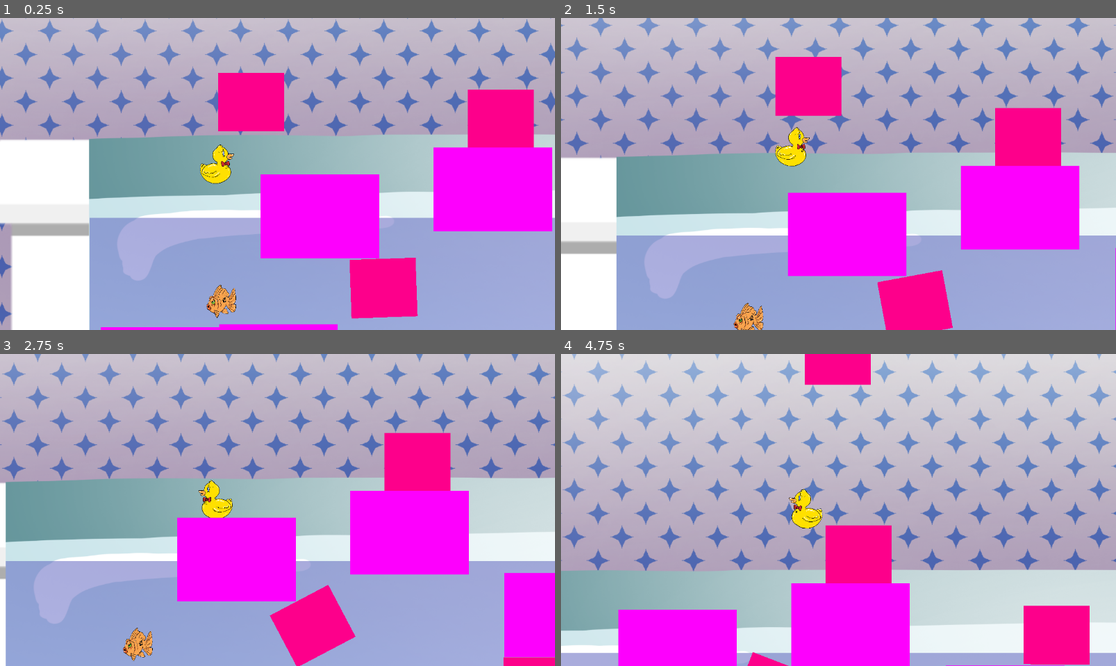
Above: before the commit, frames 1-4 (two rows, left to right).
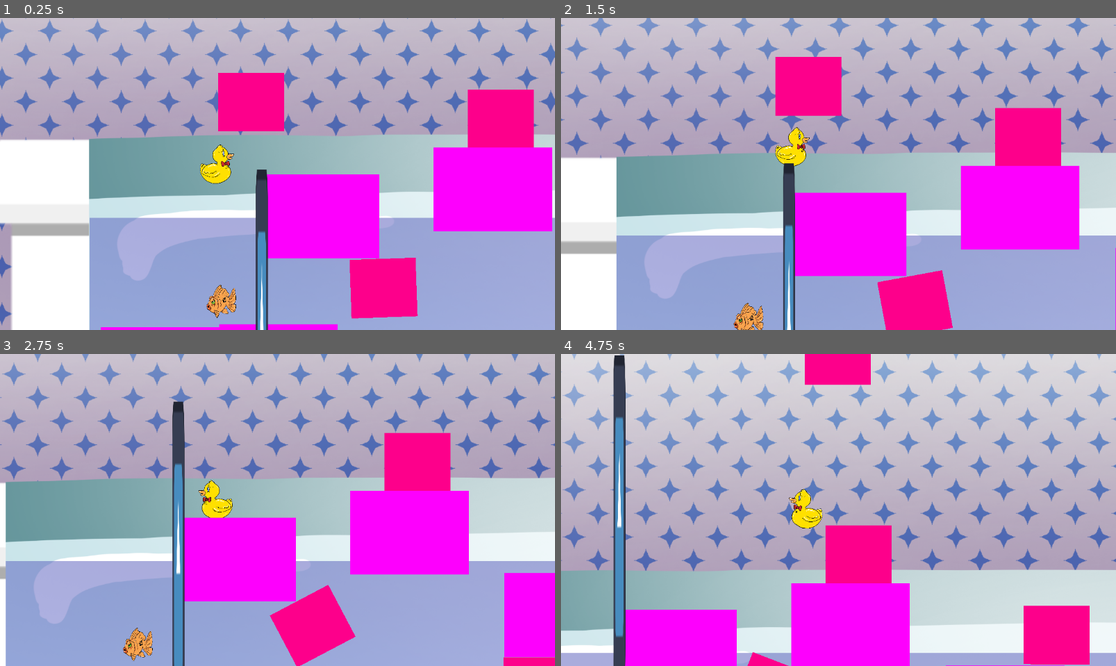
Above: after the commit, the same moments.

Repository: alwod/GGJ2024Project
Game: Godot game, scene res://Scenes/game.tscn
Two runs of this game, one before a commit and one after it. Both use one fixed random seed, a clock stepped at 60 frames per second and the inputs below. The engine's default icon, where the game draws it, is replaced by a stand-in: a white triangle on a blue panel in a dark square.
Inputs:
- Up to frame 1 (0.25 s): no input
- Up to frame 2 (1.5 s): tap Enter (ui_accept) at 0.5 s; hold Right (duck_move_right) from 0.53 s (still down); tap Up (duck_jump) at 0.77 s
- Up to frame 3 (2.75 s): tap Up (duck_jump) at 1.52 s; release Right (duck_move_right) at 2.03 s; hold Left (duck_move_left) from 2.03 s (still down)
- Up to frame 4 (4.75 s): release Left (duck_move_left) at 2.78 s; hold Right (duck_move_right) 2.78-4.28 s; tap Up (duck_jump) at 3.02, 3.77, 4.52 s; hold Left (duck_move_left) from 4.28 s (still down)

The runs differ from the first frame. In frame 1, 1.1% of the frame differs, in the area x 46-49%, y 48-100%; in frame 2, 1.1%; in frame 3, 1.9%; in frame 4, 2.2%, in the area x 9-12%, y 0-100%.

Commit message:
Added Drain

Diff:
--- a/ggj2024source/Scenes/game.tscn
+++ b/ggj2024source/Scenes/game.tscn
@@ -10,6 +10,7 @@
 [ext_resource type="PackedScene" path="res://Scenes/bubble_spawner.tscn" id="4_snigy"]
 [ext_resource type="PackedScene" uid="uid://dprtvh6v4tbjh" path="res://Fish/fish.tscn" id="7_3380c"]
 [ext_resource type="PackedScene" uid="uid://d2etyhfvt5fgr" path="res://Scenes/wall.tscn" id="10_xsesx"]
+[ext_resource type="PackedScene" uid="uid://cabst7tdp5e85" path="res://Drain/drain.tscn" id="11_5hehr"]
 
 [node name="Game" type="Node2D"]
 
@@ -98,3 +99,7 @@
 
 [node name="Wall8" parent="." instance=ExtResource("10_xsesx")]
 position = Vector2(9655, 3836)
+
+[node name="Drain" parent="." instance=ExtResource("11_5hehr")]
+position = Vector2(1041, 4596)
+scale = Vector2(10.47, 10.47)
Not shown: 1 places in ggj2024source/Scenes/game.tscn that only renumber resources
